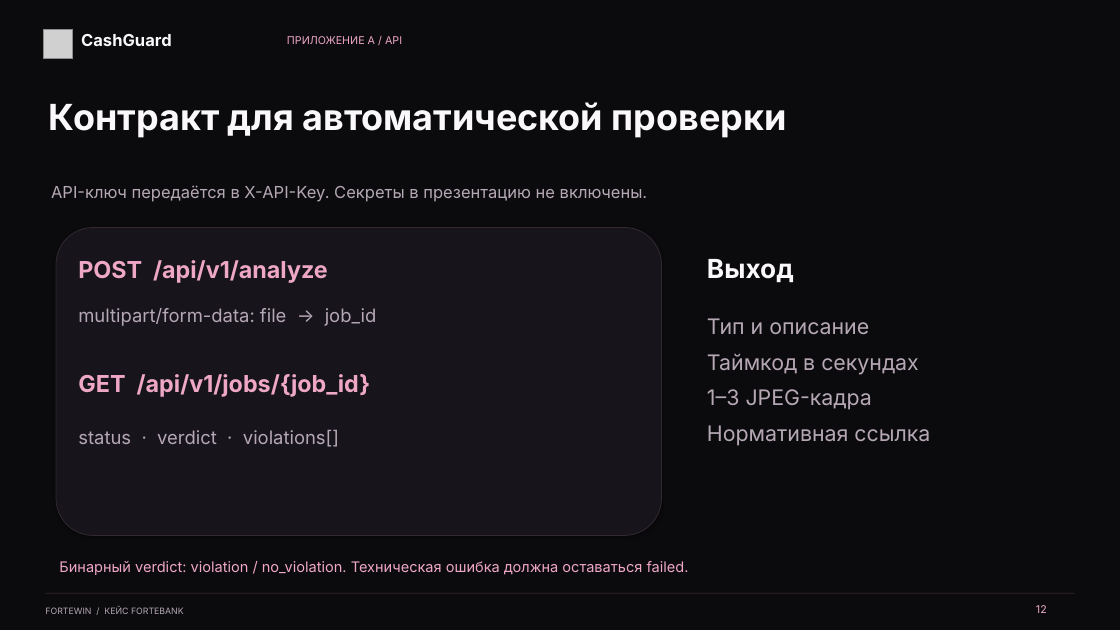
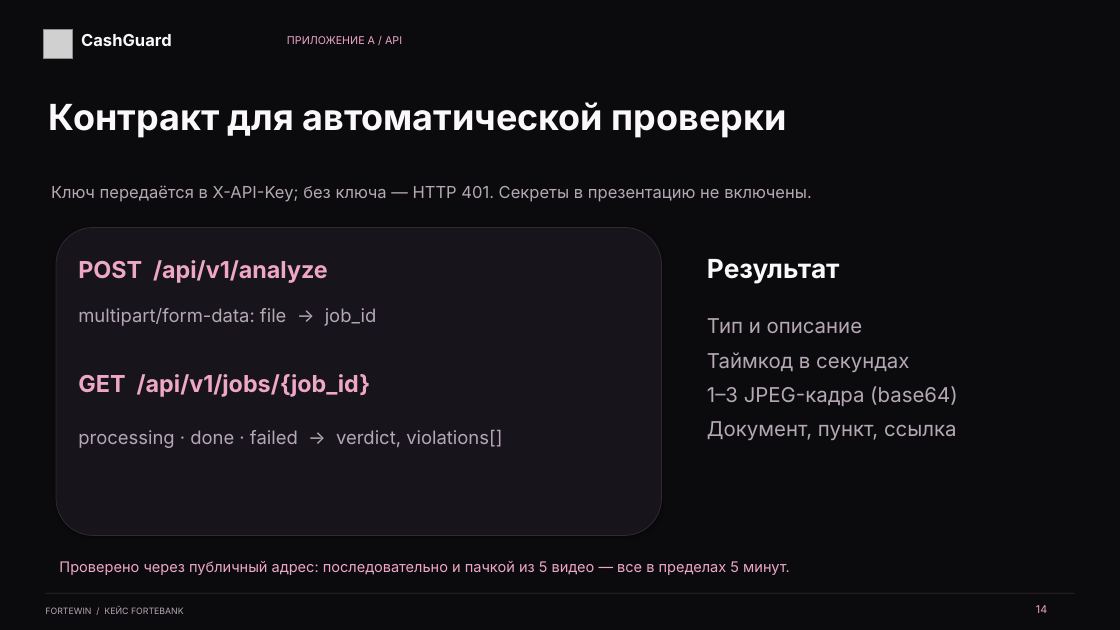
Before and after one commit to ayatyeah/CashGuard, a slide deck: slide 14 of presentations/CashGuard/CashGuard_ForteWin.pptx (slide 12 before the commit). Drawn at 1120x630 pixels with LibreOffice and Linux fonts; fonts in the diff are those of the drawing; grey boxes stand for pictures. Boxes give left, top, right and bottom in pixels: in the first picture for what was removed or moved away, otherwise in the second. Text is boxed around its words. In the diff, an @@ line names an element or a change of style, - is before the commit and + after.

```diff
--- a/presentations/CashGuard/CashGuard_ForteWin.pptx
+++ b/presentations/CashGuard/CashGuard_ForteWin.pptx
@@ text at [51, 185, 812, 202]: text changed @@
-API-ключ передаётся в X-API-Key. Секреты в презентацию не включены.
+Ключ передаётся в X-API-Key; без ключа — HTTP 401. Секреты в презентацию не включены.
@@ text at [707, 259, 840, 284]: text changed @@
-Выход
+Результат
@@ text at [707, 318, 909, 372]: size 22 to 21 pt in "Тип и описание", "Таймкод в секундах" @@
@@ text at [707, 386, 958, 440]: text changed; size 22 to 21 pt @@
-1–3 JPEG-кадра
-Нормативная ссылка
+1–3 JPEG-кадра (base64)
+Документ, пункт, ссылка
@@ text at [78, 430, 502, 448]: text changed @@
-status · verdict · violations[]
+processing · done · failed → verdict, violations[]
@@ text at [59, 561, 790, 575]: text changed @@
-Бинарный verdict: violation / no_violation. Техническая ошибка должна оставаться failed.
+Проверено через публичный адрес: последовательно и пачкой из 5 видео — все в пределах 5 минут.
@@ text at [1036, 605, 1047, 613]: text changed @@
-12
+14
```
Also in this commit, not shown: 2 other slides changed, 12 slides added, 11 slides removed, 3 other files.
